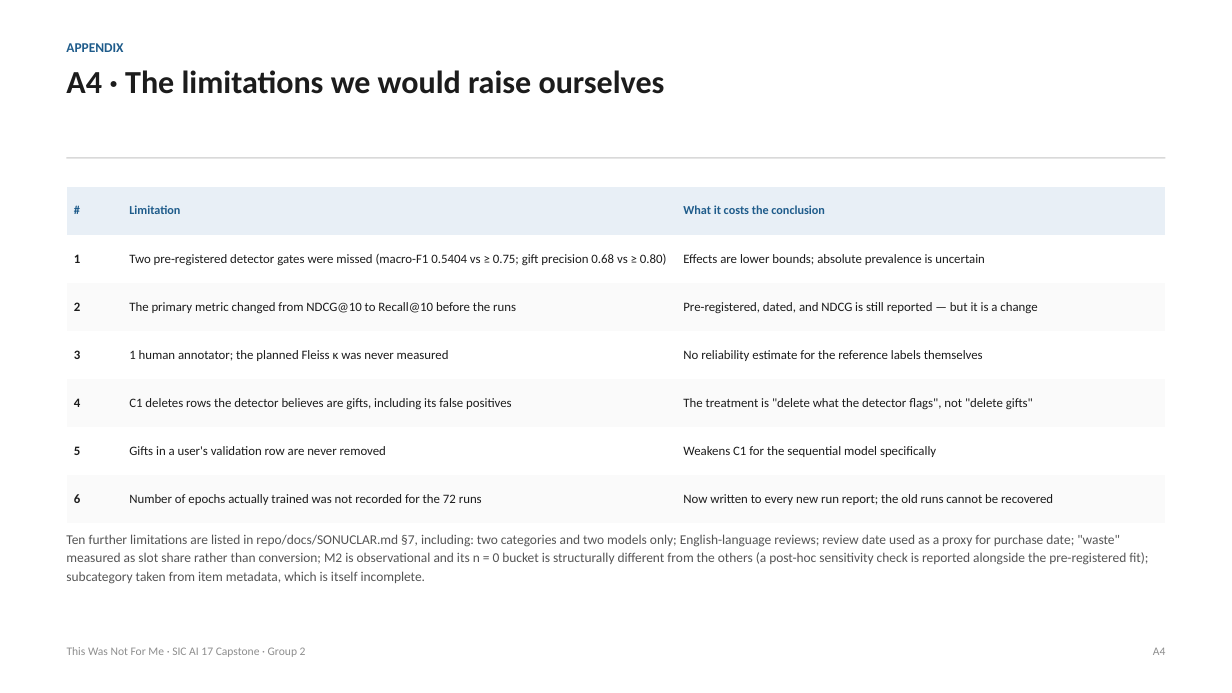
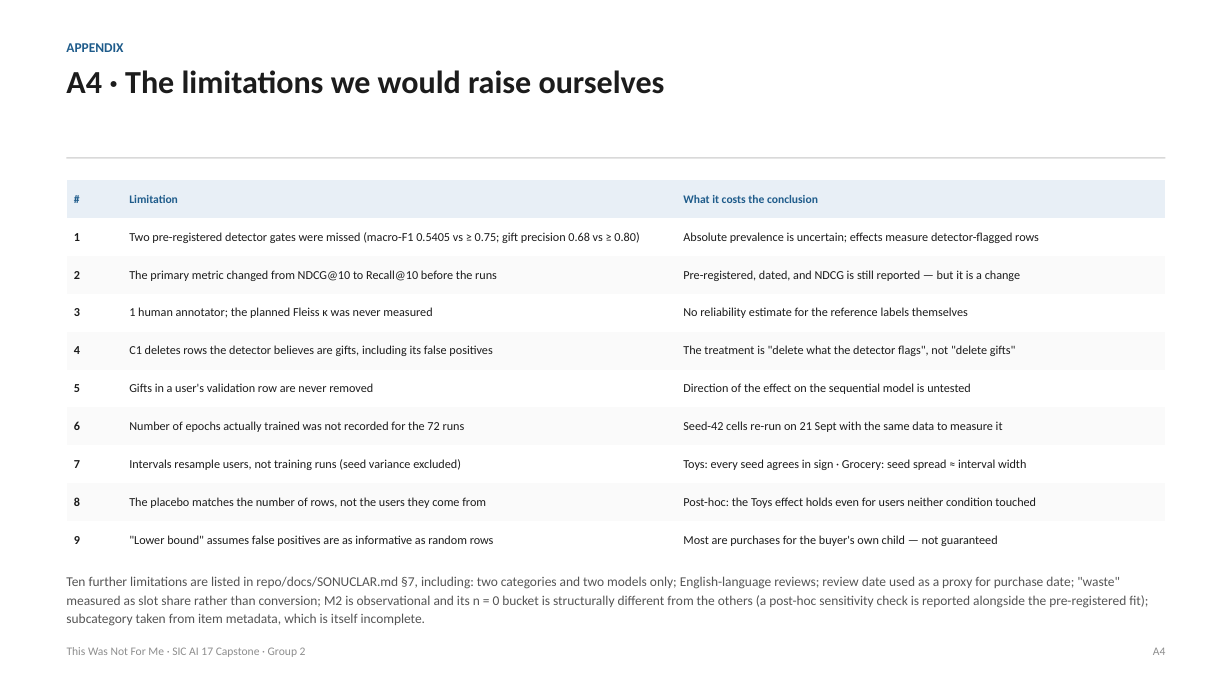
Before and after one commit to edasaruhan/SIC_AI_17_Capstone_Group_2, a slide deck: slide 21 of presentation/SIC_AI_17_Group_2.pptx. Drawn at 1232x693 pixels with LibreOffice and Linux fonts; fonts in the diff are those of the drawing. Boxes give left, top, right and bottom in pixels: in the first picture for what was removed or moved away, otherwise in the second. Text is boxed around its words. In the diff, an @@ line names an element or a change of style, - is before the commit and + after.

```diff
--- a/presentation/SIC_AI_17_Group_2.pptx
+++ b/presentation/SIC_AI_17_Group_2.pptx
@@ table at (67, 180, 1166, 559) @@
-row 2, column 2: Two pre-registered detector gates were missed (macro-F1 0.5404 vs ≥ 0.75; gift precision 0.68 vs ≥ 0.80)
+row 2, column 2: Two pre-registered detector gates were missed (macro-F1 0.5405 vs ≥ 0.75; gift precision 0.68 vs ≥ 0.80)
-row 2, column 3: Effects are lower bounds; absolute prevalence is uncertain
+row 2, column 3: Absolute prevalence is uncertain; effects measure detector-flagged rows
-row 6: 5 | Gifts in a user's validation row are never removed | Weakens C1 for the sequential model specifically
-row 7: 6 | Number of epochs actually trained was not recorded for the 72 runs | Now written to every new run report; the old runs cannot be recovered
+row 6: 5 | Gifts in a user's validation row are never removed | Direction of the effect on the sequential model is untested
+row 7: 6 | Number of epochs actually trained was not recorded for the 72 runs | Seed-42 cells re-run on 21 Sept with the same data to measure it
+row 8: 7 | Intervals resample users, not training runs (seed variance excluded) | Toys: every seed agrees in sign · Grocery: seed spread ≈ interval width
+row 9: 8 | The placebo matches the number of rows, not the users they come from | Post-hoc: the Toys effect holds even for users neither condition touched
+row 10: 9 | "Lower bound" assumes false positives are as informative as random rows | Most are purchases for the buyer's own child — not guaranteed
@@ table: place and size @@
-table at (67, 187, 1166, 523)
+table at (67, 180, 1166, 559)
@@ text "Ten further limitations are listed ...": place and size @@
-text "Ten further limitations are listed ..." at (66, 534, 1148, 584)
+text "Ten further limitations are listed ..." at (66, 576, 1148, 626)
```
Also in this commit, not shown: 5 other slides changed, 16 other files.
